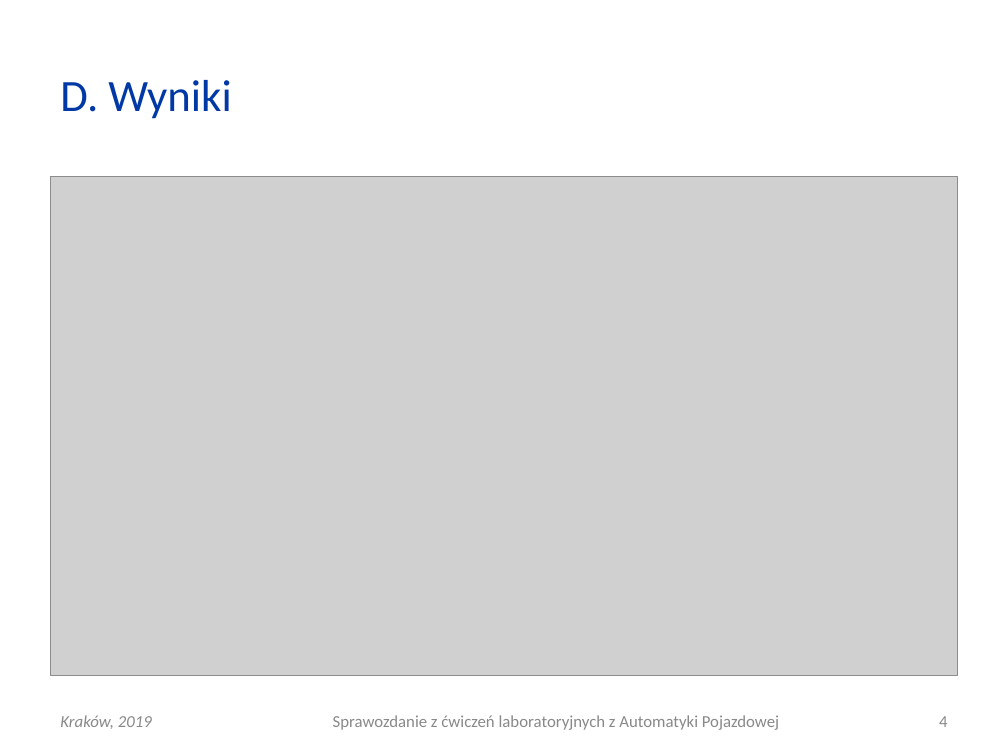
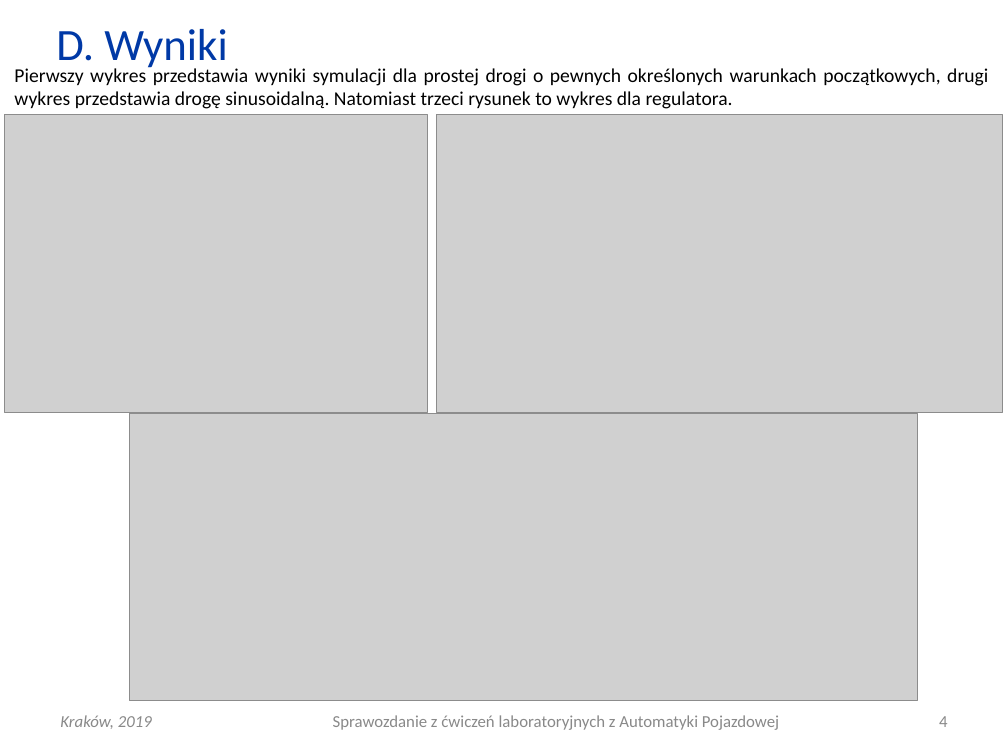
Before and after one commit to elfsonix/Automatyka-Pojazdowa, a slide deck: slide 4 of Lab9/AP_L09_20190410_0930_G03.ppt. Drawn at 1008x756 pixels with LibreOffice and Linux fonts; fonts in the diff are those of the drawing; grey boxes stand for pictures. Boxes give left, top, right and bottom in pixels: in the first picture for what was removed or moved away, otherwise in the second. Text is boxed around its words. In the diff, an @@ line names an element or a change of style, - is before the commit and + after.

Commit message:
wyniki

```diff
--- a/Lab9/AP_L09_20190410_0930_G03.ppt
+++ b/Lab9/AP_L09_20190410_0930_G03.ppt
@@ title "D. Wyniki" rewrapped from <box>60,80,231,119</box> to <box>56,29,227,72</box> @@
@@ text added at <box>14,68,988,109</box>, 14 pt, text #000000 @@
+Pierwszy wykres przedstawia wyniki symulacji dla prostej drogi o pewnych określonych warunkach początkowych, drugi wykres przedstawia drogę sinusoidalną. Natomiast trzeci rysunek to wykres dla regulatora.
@@ picture added at <box>5,115,427,412</box> @@
@@ picture added at <box>436,115,1003,412</box> @@
@@ picture removed at <box>50,176,958,675</box> @@
@@ picture added at <box>129,413,917,701</box> @@
```
Also in this commit, not shown: 1 other slide changed, 5 other files.
